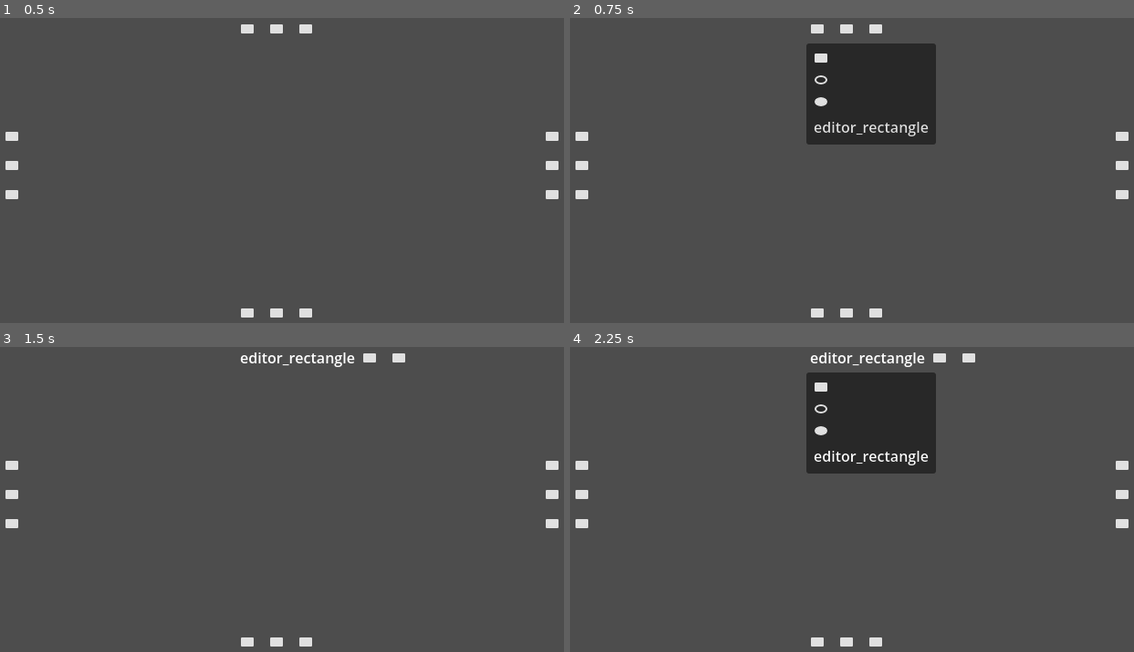
Above: before the commit, frames 1-4 (two rows, left to right).
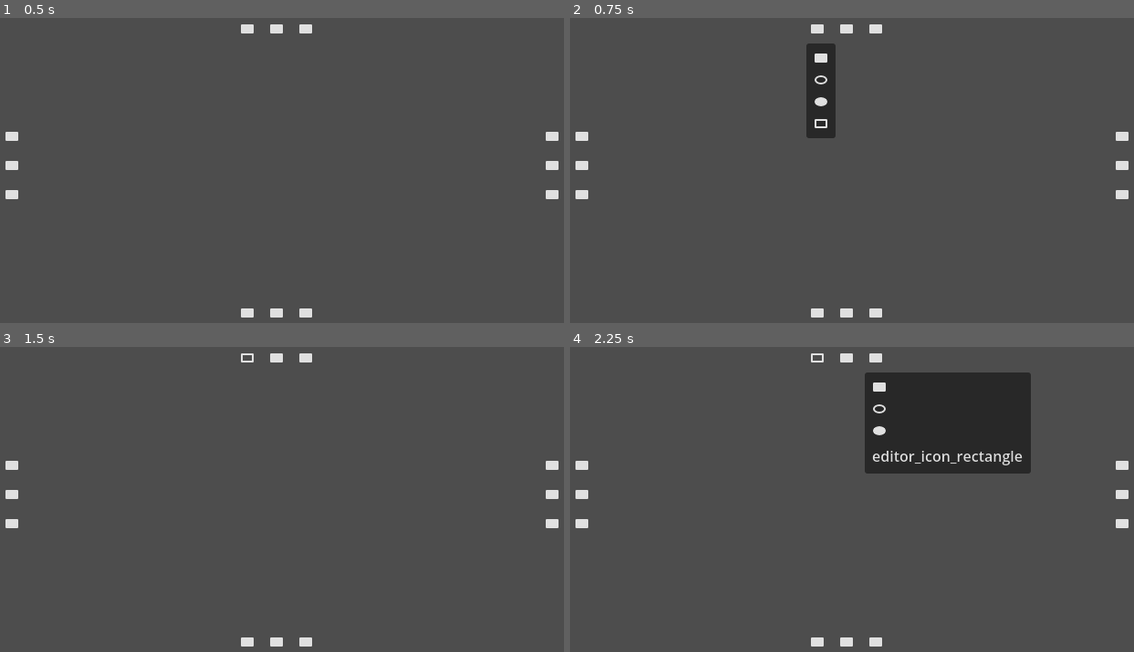
Above: after the commit, the same moments.

Repository: Shilo/flyout-button
Game: Godot game, scene res://main.tscn
The game is run twice, just before and just after one commit, with the same random seed, the same clock (stepped at 60 frames per second) and the same inputs.
Inputs (mouse positions are in pixels of both pictures, inside the frame that each line leads up to; where the layout moved, square brackets give the same spot in the first picture):
- Up to frame 1 (0.5 s): no input
- Up to frame 2 (0.75 s): click (818, 30) at 0.52 s
- Up to frame 3 (1.5 s): click (248, 453) [298, 456] at 1.25 s
- Up to frame 4 (2.25 s): click (868, 359) at 2 s, where only the run before the commit has a clickable "editor_rectangle"

Frame 1 is identical in both runs. In frame 2, 6.0% of the frame differs, in the area x 41-65%, y 8-42%; in frame 3, 0.6%; in frame 4, 9.9%, in the area x 41-82%, y 1-42%.

Commit message:
feat: add Rectangle SVG icon and import configuration

Diff:
--- /dev/null
+++ b/icons/Rectangle.svg
@@ -0,0 +1 @@
+<svg xmlns="http://www.w3.org/2000/svg" width="16" height="16"><path fill="none" stroke="#e0e0e0" stroke-linejoin="round" stroke-width="2" d="M2 4h12v8H2z"/></svg>
--- a/main.tscn
+++ b/main.tscn
@@ -1,10 +1,11 @@
 [gd_scene format=3 uid="uid://dnmdvjqwkmr57"]
 
-[ext_resource type="Script" path="res://flyout_button.gd" id="1_lquwl"]
-[ext_resource type="Script" path="res://flyout_button_item.gd" id="2_7mycd"]
-[ext_resource type="Texture2D" path="res://icons/RectangleFilled.svg" id="3_272bh"]
-[ext_resource type="Texture2D" path="res://icons/Ellipse.svg" id="4_5vw27"]
-[ext_resource type="Texture2D" path="res://icons/EllipseFilled.svg" id="5_kek77"]
+[ext_resource type="Script" uid="uid://c7hbyexi83ha6" path="res://flyout_button.gd" id="1_lquwl"]
+[ext_resource type="Script" uid="uid://dg12678wjk1m3" path="res://flyout_button_item.gd" id="2_7mycd"]
+[ext_resource type="Texture2D" uid="uid://ypqyaiosux1n" path="res://icons/RectangleFilled.svg" id="3_272bh"]
+[ext_resource type="Texture2D" uid="uid://5hjp6yccxqb4" path="res://icons/Ellipse.svg" id="4_5vw27"]
+[ext_resource type="Texture2D" uid="uid://dn47fjk6qduep" path="res://icons/EllipseFilled.svg" id="5_kek77"]
+[ext_resource type="Texture2D" uid="uid://bh2mgirh3k4mc" path="res://icons/Rectangle.svg" id="6_7mycd"]
 
 [sub_resource type="ButtonGroup" id="ButtonGroup_4c57u"]
 resource_name = "TopToolsButtonGroup"
@@ -59,8 +60,8 @@
 
 [sub_resource type="Resource" id="Resource_ryguw"]
 script = ExtResource("2_7mycd")
-title = &"editor_rectangle"
-editor_icon = &"Rectangle"
+title = &"rectangle"
+icon = ExtResource("6_7mycd")
 tooltip = "Editor Rectangle (Alt+Q)"
 shortcut = SubResource("Shortcut_getpj")
 
@@ -684,7 +685,7 @@
 
 [node name="FlyoutButtonDemo" type="Control" unique_id=1246487822]
 layout_mode = 3
-anchors_preset = 0
+anchors_preset = 15
 anchor_right = 1.0
 anchor_bottom = 1.0
 
@@ -701,11 +702,13 @@
 [node name="Shape" type="Button" parent="TopTools" unique_id=1324016834]
 custom_minimum_size = Vector2(32, 32)
 layout_mode = 2
+tooltip_text = "Rectangle Filled (Q)"
 focus_mode = 0
 mouse_default_cursor_shape = 2
 toggle_mode = true
 button_pressed = true
 button_group = SubResource("ButtonGroup_4c57u")
+icon = ExtResource("3_272bh")
 flat = true
 script = ExtResource("1_lquwl")
 options = Array[ExtResource("2_7mycd")]([SubResource("Resource_ycdy4"), SubResource("Resource_2cqfq"), SubResource("Resource_cegan"), SubResource("Resource_ryguw")])
@@ -713,10 +716,12 @@
 [node name="Fill" type="Button" parent="TopTools" unique_id=1388562882]
 custom_minimum_size = Vector2(32, 32)
 layout_mode = 2
+tooltip_text = "Fill Rectangle (W)"
 focus_mode = 0
 mouse_default_cursor_shape = 2
 toggle_mode = true
 button_group = SubResource("ButtonGroup_4c57u")
+icon = ExtResource("3_272bh")
 flat = true
 script = ExtResource("1_lquwl")
 options = Array[ExtResource("2_7mycd")]([SubResource("Resource_0odxb"), SubResource("Resource_xuqvo"), SubResource("Resource_seu75"), SubResource("Resource_4k2k6")])
@@ -724,10 +729,12 @@
 [node name="Editor" type="Button" parent="TopTools" unique_id=915563156]
 custom_minimum_size = Vector2(32, 32)
 layout_mode = 2
+tooltip_text = "SVG Rectangle (E)"
 focus_mode = 0
 mouse_default_cursor_shape = 2
 toggle_mode = true
 button_group = SubResource("ButtonGroup_4c57u")
+icon = ExtResource("3_272bh")
 flat = true
 script = ExtResource("1_lquwl")
 options = Array[ExtResource("2_7mycd")]([SubResource("Resource_facbu"), SubResource("Resource_h8e4i"), SubResource("Resource_d2t1y"), SubResource("Resource_qnost")])
@@ -747,11 +754,13 @@
 [node name="Shape" type="Button" parent="BottomTools" unique_id=170856792]
 custom_minimum_size = Vector2(32, 32)
 layout_mode = 2
+tooltip_text = "Rectangle Filled (Z)"
 focus_mode = 0
 mouse_default_cursor_shape = 2
 toggle_mode = true
 button_pressed = true
 button_group = SubResource("ButtonGroup_wnkbs")
+icon = ExtResource("3_272bh")
 flat = true
 script = ExtResource("1_lquwl")
 options = Array[ExtResource("2_7mycd")]([SubResource("Resource_hrvbo"), SubResource("Resource_abqjc"), SubResource("Resource_e71vb"), SubResource("Resource_uit24")])
@@ -759,10 +768,12 @@
 [node name="Fill" type="Button" parent="BottomTools" unique_id=844946378]
 custom_minimum_size = Vector2(32, 32)
 layout_mode = 2
+tooltip_text = "Fill Rectangle (X)"
 focus_mode = 0
 mouse_default_cursor_shape = 2
 toggle_mode = true
 button_group = SubResource("ButtonGroup_wnkbs")
+icon = ExtResource("3_272bh")
 flat = true
 script = ExtResource("1_lquwl")
 options = Array[ExtResource("2_7mycd")]([SubResource("Resource_pjyto"), SubResource("Resource_ntx8l"), SubResource("Resource_1vm84"), SubResource("Resource_0dhbp")])
@@ -770,10 +781,12 @@
 [node name="Editor" type="Button" parent="BottomTools" unique_id=857807246]
 custom_minimum_size = Vector2(32, 32)
 layout_mode = 2
+tooltip_text = "SVG Rectangle (C)"
 focus_mode = 0
 mouse_default_cursor_shape = 2
 toggle_mode = true
 button_group = SubResource("ButtonGroup_wnkbs")
+icon = ExtResource("3_272bh")
 flat = true
 script = ExtResource("1_lquwl")
 options = Array[ExtResource("2_7mycd")]([SubResource("Resource_34ol3"), SubResource("Resource_gx4rg"), SubResource("Resource_birbe"), SubResource("Resource_ovcoh")])
@@ -791,11 +804,13 @@
 [node name="Shape" type="Button" parent="LeftTools" unique_id=1724143425]
 custom_minimum_size = Vector2(32, 32)
 layout_mode = 2
+tooltip_text = "Rectangle Filled (A)"
 focus_mode = 0
 mouse_default_cursor_shape = 2
 toggle_mode = true
 button_pressed = true
 button_group = SubResource("ButtonGroup_ppx11")
+icon = ExtResource("3_272bh")
 flat = true
 script = ExtResource("1_lquwl")
 popup_direction = 1
@@ -805,10 +820,12 @@
 [node name="Fill" type="Button" parent="LeftTools" unique_id=1766242921]
 custom_minimum_size = Vector2(32, 32)
 layout_mode = 2
+tooltip_text = "Fill Rectangle (S)"
 focus_mode = 0
 mouse_default_cursor_shape = 2
 toggle_mode = true
 button_group = SubResource("ButtonGroup_ppx11")
+icon = ExtResource("3_272bh")
 flat = true
 script = ExtResource("1_lquwl")
 popup_direction = 1
@@ -818,10 +835,12 @@
 [node name="Editor" type="Button" parent="LeftTools" unique_id=1052003120]
 custom_minimum_size = Vector2(32, 32)
 layout_mode = 2
+tooltip_text = "SVG Rectangle (D)"
 focus_mode = 0
 mouse_default_cursor_shape = 2
 toggle_mode = true
 button_group = SubResource("ButtonGroup_ppx11")
+icon = ExtResource("3_272bh")
 flat = true
 script = ExtResource("1_lquwl")
 popup_direction = 1
@@ -843,11 +862,13 @@
 [node name="Shape" type="Button" parent="RightTools" unique_id=535009652]
 custom_minimum_size = Vector2(32, 32)
 layout_mode = 2
+tooltip_text = "Rectangle Filled (Q)"
 focus_mode = 0
 mouse_default_cursor_shape = 2
 toggle_mode = true
 button_pressed = true
 button_group = SubResource("ButtonGroup_d5iia")
+icon = ExtResource("3_272bh")
 flat = true
 script = ExtResource("1_lquwl")
 popup_direction = 0
@@ -857,10 +878,12 @@
 [node name="Fill" type="Button" parent="RightTools" unique_id=1973720545]
 custom_minimum_size = Vector2(32, 32)
 layout_mode = 2
+tooltip_text = "Fill Rectangle (W)"
 focus_mode = 0
 mouse_default_cursor_shape = 2
 toggle_mode = true
 button_group = SubResource("ButtonGroup_d5iia")
+icon = ExtResource("3_272bh")
 flat = true
 script = ExtResource("1_lquwl")
 popup_direction = 0
@@ -870,10 +893,12 @@
 [node name="Editor" type="Button" parent="RightTools" unique_id=315866343]
 custom_minimum_size = Vector2(32, 32)
 layout_mode = 2
+tooltip_text = "SVG Rectangle (E)"
 focus_mode = 0
 mouse_default_cursor_shape = 2
 toggle_mode = true
 button_group = SubResource("ButtonGroup_d5iia")
+icon = ExtResource("3_272bh")
 flat = true
 script = ExtResource("1_lquwl")
 popup_direction = 0
--- a/project.godot
+++ b/project.godot
@@ -20,6 +20,10 @@
 window/size/viewport_width=640
 window/size/viewport_height=360
 
+[dotnet]
+
+project/assembly_name="FlyoutButton"
+
 [physics]
 
 3d/physics_engine="Jolt Physics"
Not shown, added: icons/Rectangle.svg.import
